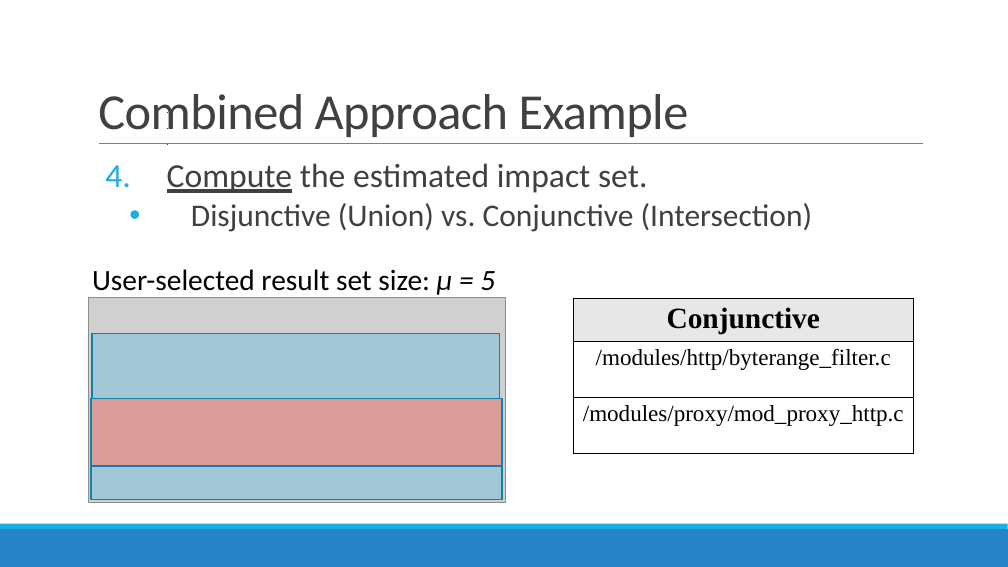
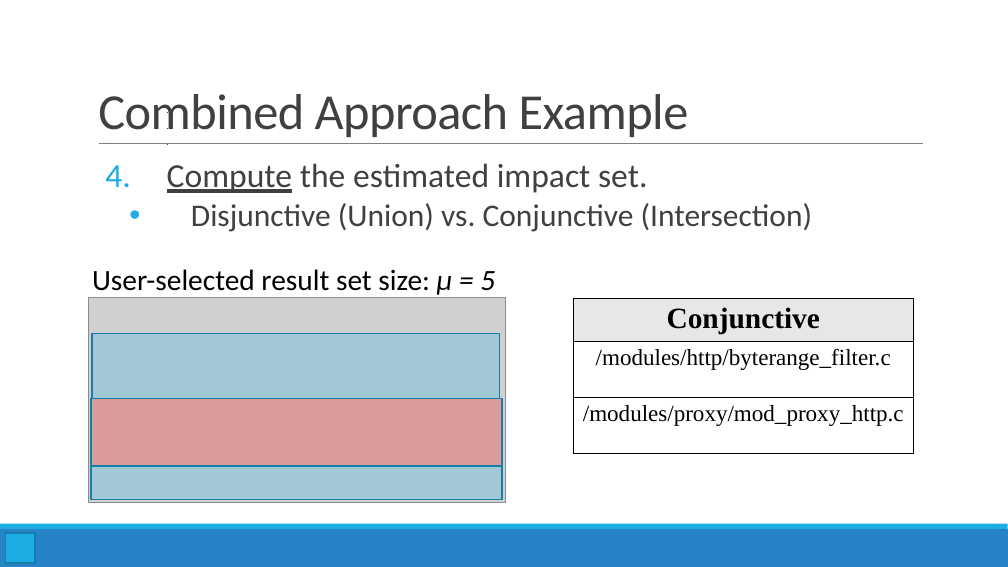
Before and after one commit to kntnguyen94/cs6301-sw-analysis, a slide deck: slide 16 of Kagdi2013_Wong.pptx. Drawn at 1008x567 pixels with LibreOffice and Linux fonts; fonts in the diff are those of the drawing; grey boxes stand for pictures. Boxes give left, top, right and bottom in pixels: in the first picture for what was removed or moved away, otherwise in the second. Text is boxed around its words. In the diff, an @@ line names an element or a change of style, - is before the commit and + after.

```diff
--- a/Kagdi2013_Wong.pptx
+++ b/Kagdi2013_Wong.pptx
@@ rectangle added at [6,533,36,563], fill #1CADE4, outline #1580A9 1.25 pt @@
```
Also in this commit, not shown: 8 other slides changed.
